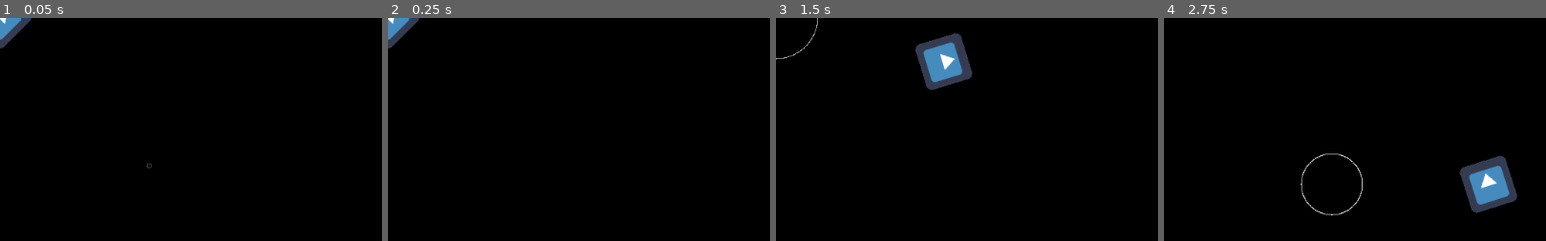
Above: before the commit, frames 1-4 (left to right).
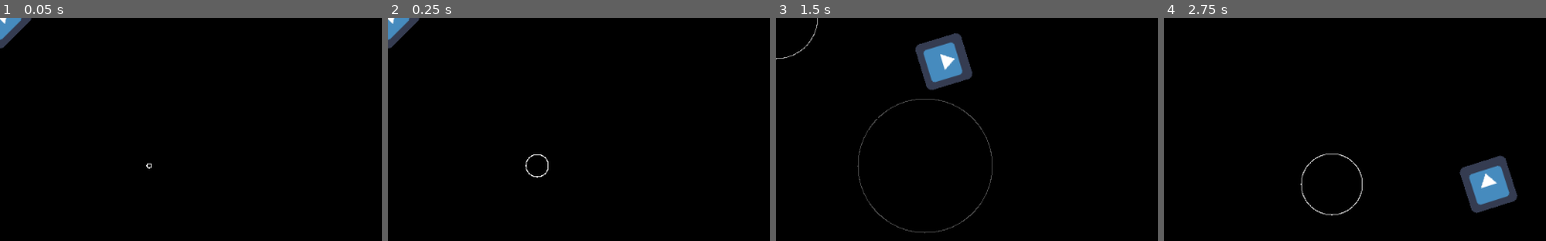
Above: after the commit, the same moments.

Repository: vodpox/ggj2018
Game: Godot game, scene res://Scenes/Main.tscn
The game is run twice, just before and just after one commit, with the same random seed, the same clock (stepped at 60 frames per second) and the same inputs. The engine's default icon, where the game draws it, is replaced by a stand-in: a white triangle on a blue panel in a dark square.
Inputs (mouse positions are % of the whole screen's width and height, from its top left):
- Up to frame 1 (0.05 s): no input
- Up to frame 2 (0.25 s): no input
- Up to frame 3 (1.5 s): tap Enter at 0.5 s; move the mouse to (72, 45) at 0.52 s; press the mouse at (72, 45) at 0.53 s; hold Right (ui_right) 0.53-1.28 s; move the mouse to (30, 55) at 1.27 s; release the mouse at (30, 55) at 1.28 s; hold Down (ui_down) from 1.28 s (still down); click (30, 55) at 1.35 s
- Up to frame 4 (2.75 s): move the mouse to (60, 28) at 2.02 s; release Down (ui_down) at 2.03 s; press the mouse at (60, 28) at 2.03 s; hold Right (ui_right) from 2.03 s (still down)
The pictures show only the part of the screen within x 0-50%, y 0-50%; the shares and areas given below are measured in that part.

The runs differ from the first frame. In frame 1, less than 0.1% of the frame differs, in the area x 38-40%, y 64-68%; in frame 2, 0.1%; in frame 3, 0.6%, in the area x 21-57%, y 36-97%; in frame 4, nothing differs.

Commit message:
wave push

Diff:
--- a/Scenes/Main.tscn
+++ b/Scenes/Main.tscn
@@ -4,12 +4,11 @@
 [ext_resource path="res://Scenes/SoundWave.tscn" type="PackedScene" id=2]
 [ext_resource path="res://Scenes/Wall.tscn" type="PackedScene" id=3]
 
-[node name="Main" type="Node"]
+[node name="Main" type="Node" index="0"]
 
 [node name="Player" parent="." index="0" instance=ExtResource( 1 )]
 
 collision_mask = 0
-_sections_unfolded = [ "Collision" ]
 
 [node name="SoundWave" parent="." index="1" instance=ExtResource( 2 )]
 
--- a/Scenes/SoundWave.gd
+++ b/Scenes/SoundWave.gd
@@ -9,12 +9,17 @@
 var r = 0
 var color
 var deltaTime = 0
+var ptsDict = {}
 
 func _ready():
-	start(Vector2(200, 200), 10)
+	start(Vector2(200, 200), 100)
 
 
 func start(pos, size):
+	#getEndCircle(4)
+	#print(endptsTmp)
+
+
 	position = pos
 	r = size
 	#color = Color(r/300.0, r/300.0, r/300.0)
@@ -41,9 +46,6 @@
 	var y = distance * sin(deg2rad(angle))
 	return Vector2(x, y)
 
-func end():
-	queue_free()
-
 func _process(delta):
 	if r == 0:
 		return
@@ -53,27 +55,59 @@
 	var col = float(r-r1)/r*(r/100.0)  # /r
 	var colOff = 0.2
 	var spd = 0.002
+	var point
 	deltaTime += delta
 
 	if deltaTime >= spd:
 		deltaTime -= spd
-		points.clear()
+		ptsDict.clear()
 		color = Color(col+colOff, col+colOff, col+colOff)
 		r1 += 1
 		for i in angles:
-			if !endDist.has(i):
-				continue
+			#if !endDist.has(i):
+			#	continue
 			if r1 >= endDist[i]:
 				if endObjects[i] != null:
 					endObjects[i].setIntensity(col)
-				endObjects.erase(i)
-				endDist.erase(i)
+				#endObjects.erase(i)
+				#endDist.erase(i)
 				angles.erase(i)
 			else:
-				points.push_back(getPoint(i, r1))
+				point = getPoint(i, r1)
+				if !ptsDict.has(point):
+					ptsDict[point] = 0
+				#points.push_back(point)
 	update()
 
 
 func _draw():
-	for i in points:
+	for i in ptsDict.keys():
 		draw_primitive([i], [color], PoolVector2Array( ))
+
+
+func getEndCircle(r):
+	var x = r - 1
+	var y = 0
+	var dx = 1
+	var dy = 1
+	var err = dx - r*2
+	var vec = Vector2()
+	var dirs
+	var vecs = {}
+
+	while x >= y:
+		dirs = [[x, y], [-x, y], [x, -y], [-x, -y], [y, x], [-y, x], [y, -x], [-y, -x]]
+		for i in dirs:
+			vec = Vector2(position.x + i[0], position.y + i[1])
+			if !vecs.has(vec):
+				vecs[vec] = 0
+				endptsTmp.push_back(vec)
+
+		if err <= 0:
+			y += 1
+			err += dy
+			dy += 2
+		else:
+			x -= 1
+			dx += 2
+			err += dx - r*2
--- a/Scenes/SoundWave.tscn
+++ b/Scenes/SoundWave.tscn
@@ -2,7 +2,7 @@
 
 [ext_resource path="res://Scenes/SoundWave.gd" type="Script" id=1]
 
-[node name="SoundWave" type="Node2D"]
+[node name="SoundWave" type="Node2D" index="0"]
 
 script = ExtResource( 1 )
 
